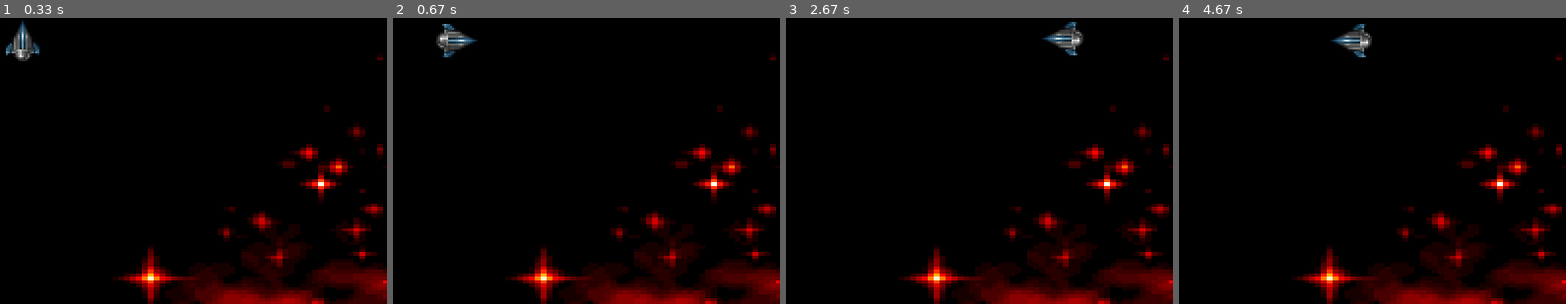
Above: before the commit, frames 1-4 (left to right).
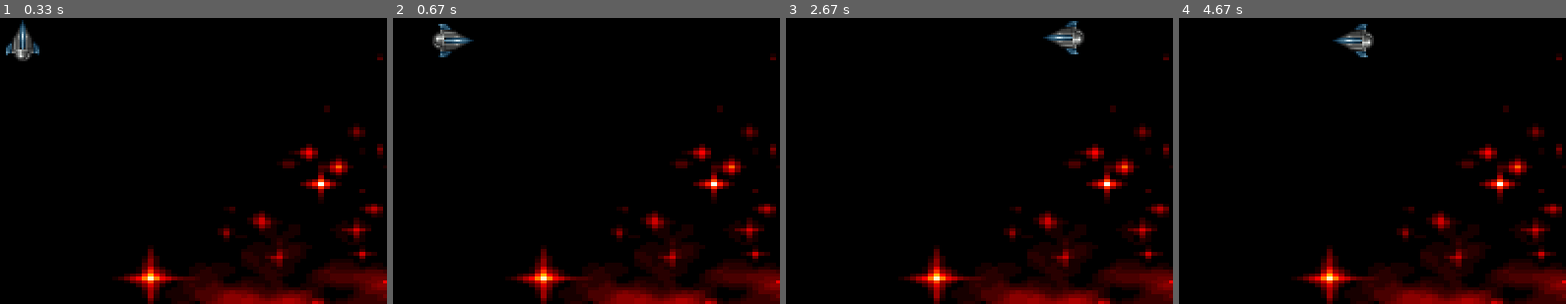
Above: after the commit, the same moments.

Repository: vhugo/learn-pygame
Game: pygame game, started from 3_2-player_control.py
Two runs of this game, one before a commit and one after it. Both use one fixed random seed, a clock stepped at 60 frames per second and the inputs below.
Inputs:
- Up to frame 1 (0.33 s): no input
- Up to frame 2 (0.67 s): hold Right from 0.33 s (still down)
- Up to frame 3 (2.67 s): release Right at 0.8 s; hold Up 0.83-1.13 s; hold Right 1.17-1.63 s; hold Down 2.23-2.53 s; hold Left from 2.57 s (still down)
- Up to frame 4 (4.67 s): release Left at 2.97 s; hold Up 3-3.37 s; hold Down 4.07-4.43 s; hold Left from 4.47 s (still down)
The pictures show only the part of the screen within x 0-50%, y 0-50%; the shares and areas given below are measured in that part.

Frame 1 is identical in both runs. In frame 2, 0.5% of the frame differs, in the area x 10-22%, y 2-14%; in frame 3, 0.4%; in frame 4, 0.3%.

Commit message:
Add collision check for player against enemy and asteroid

Diff:
--- a/3_2-player_control.py
+++ b/3_2-player_control.py
@@ -26,19 +26,27 @@
 enemy = Enemy("images/enemy.bmp", 1, (101, 13, 91, 59))
 enemy.position((int(w / 2), int(h / 2)))
 gameObjects.append(enemy)
+player.collisionGroup.append(enemy)
 
 # asteroid
 asteroid = Asteroid("images/asteroid.bmp", 1, (6, 3, 80, 67))
 asteroid.position((700, 150))
 gameObjects.append(asteroid)
+player.collisionGroup.append(asteroid)
 
 running = True
 while running:
 
     # Rendering
     for gameObj in gameObjects:
+        screen.blit(gameObj.image, (gameObj.rect.x, gameObj.rect.y))
+
+    for gameObj in gameObjects:
         gameObj.update()
-        screen.blit(gameObj.image, (gameObj.rect.x, gameObj.rect.y))
+
+        if hasattr(gameObj, 'collision'):
+            if gameObj.collision:
+                screen.fill((255, 0, 0))
 
     for event in pygame.event.get():
         if event.type == QUIT:
--- a/lib/gameobjects.py
+++ b/lib/gameobjects.py
@@ -26,6 +26,9 @@
         self.image.set_colorkey(self.image.get_at((0, 0)))
         self.rect = self.image.get_rect()
 
+        self.collision = False
+        self.collisionGroup = []
+
     def rotate(self, angle):
         self.image = pygame.transform.rotate(self.asset, angle)
 
@@ -34,8 +37,30 @@
         self.rect.y = dest[1]
 
     def update(self):
+        # Collision detection
+        self.checkForCollisions()
+
         # Update the physics
         self.updatePhysics()
+
+    def checkForCollisions(self):
+        collision = False
+        for asset in self.collisionGroup:
+            if self.rect.colliderect(asset.rect):
+                collision = True
+                break
+
+        if collision:
+            self.collision = True
+        else:
+            self.collision = False
+
+        # # Debug
+        # if self.collision:
+        #     print(
+        #         '%10s' % self.__class__.__name__,
+        #         '%10s' % asset.__class__.__name__,
+        #         '%5s' % self.rect.colliderect(asset.rect))
 
     def updatePhysics(self):
         # Apply acceleration
